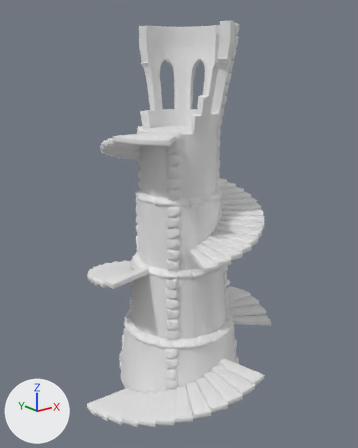
The FBX model LightProjectGame/Assets/FBX/Structures/TurmBase.fbx as it was, and as the next commit left it.
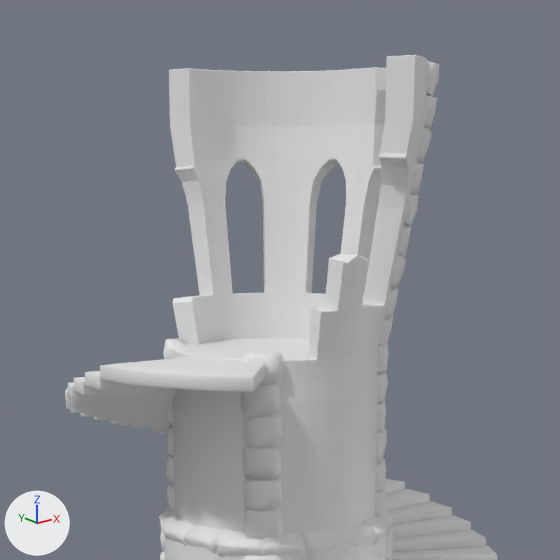
Each version appears first whole from a 50 mm lens placed at (-15.9, -19.9, 17.1), pointed at (-0.3, -0.4, 9.3), and next in a close-up on the part from 21% to 79% of the width and 0% to 47% of the height. Every picture has the same lights, and +X, +Y and +Z are marked at lower left. Materials are left out; every surface is plain grey. Where no turn or scale is listed for an object, it has been applied to the vertices.

In view in the first close-up: 'TurmBase'.
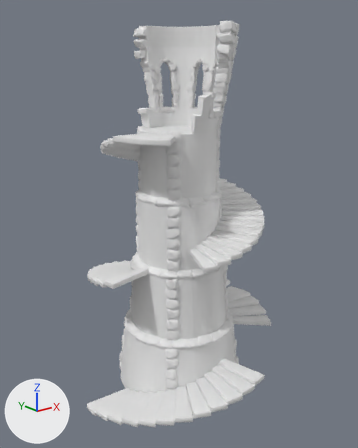
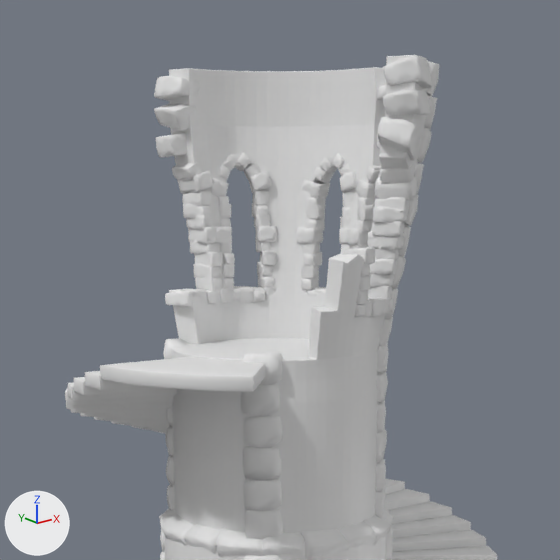
The change in detail:
me_turmbase_001 is used by ob_turmbase; location (0.0, 0.0, 0.0).
me_turmbase_001 had 27748 vertices, 36335 faces and spanned x -5.9..5.4, y -5.6..5.1, z 0.0..19.1.
me_turmbase_001 now has 42585 vertices, 65513 faces and spans x -5.9..5.4, y -5.6..5.1, z 0.0..19.1.
me_turmbase_001 part 1: 14837 vertices added at x -1.3..2.7, y -2.6..2.7, z 14.8..19.1.

Boxes (x1, y1, x2, y2) around the edits, measured in the close-ups (560 x 560 px):
part 1 of me_turmbase_001, added: after (154, 56, 432, 318)
